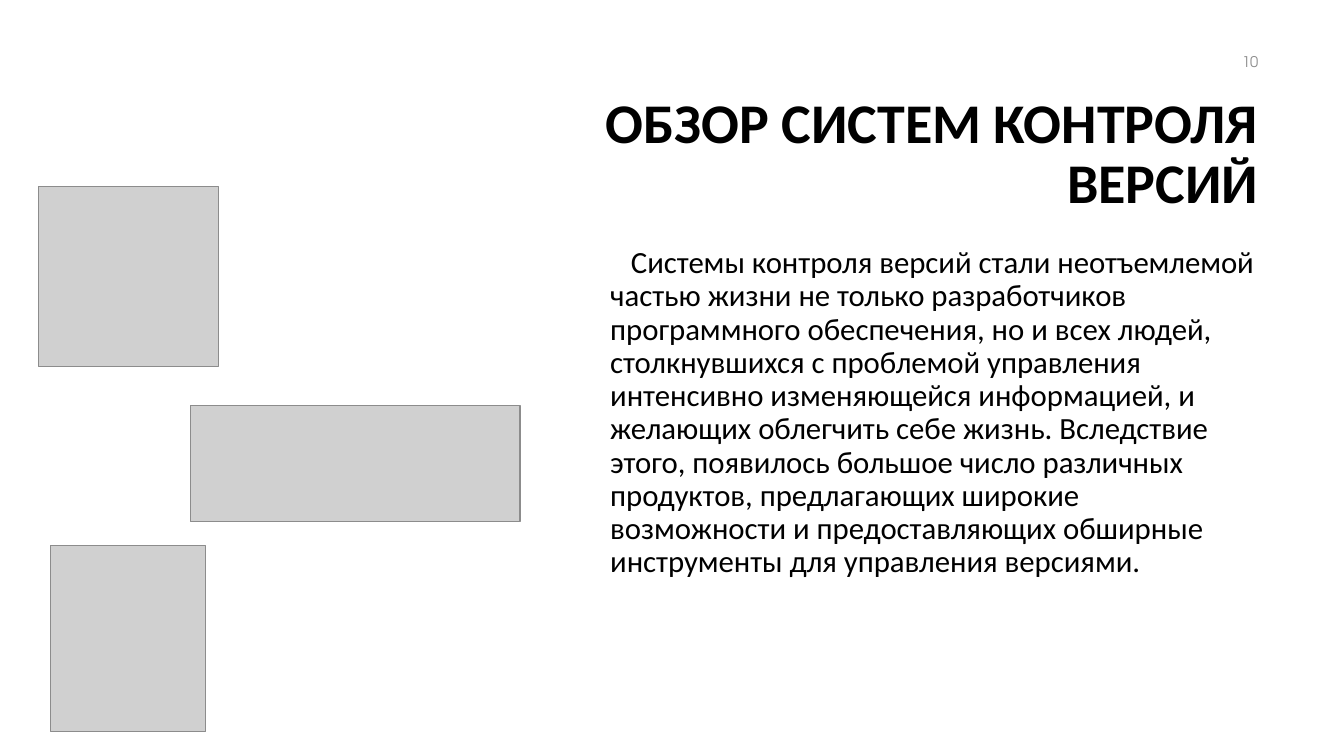
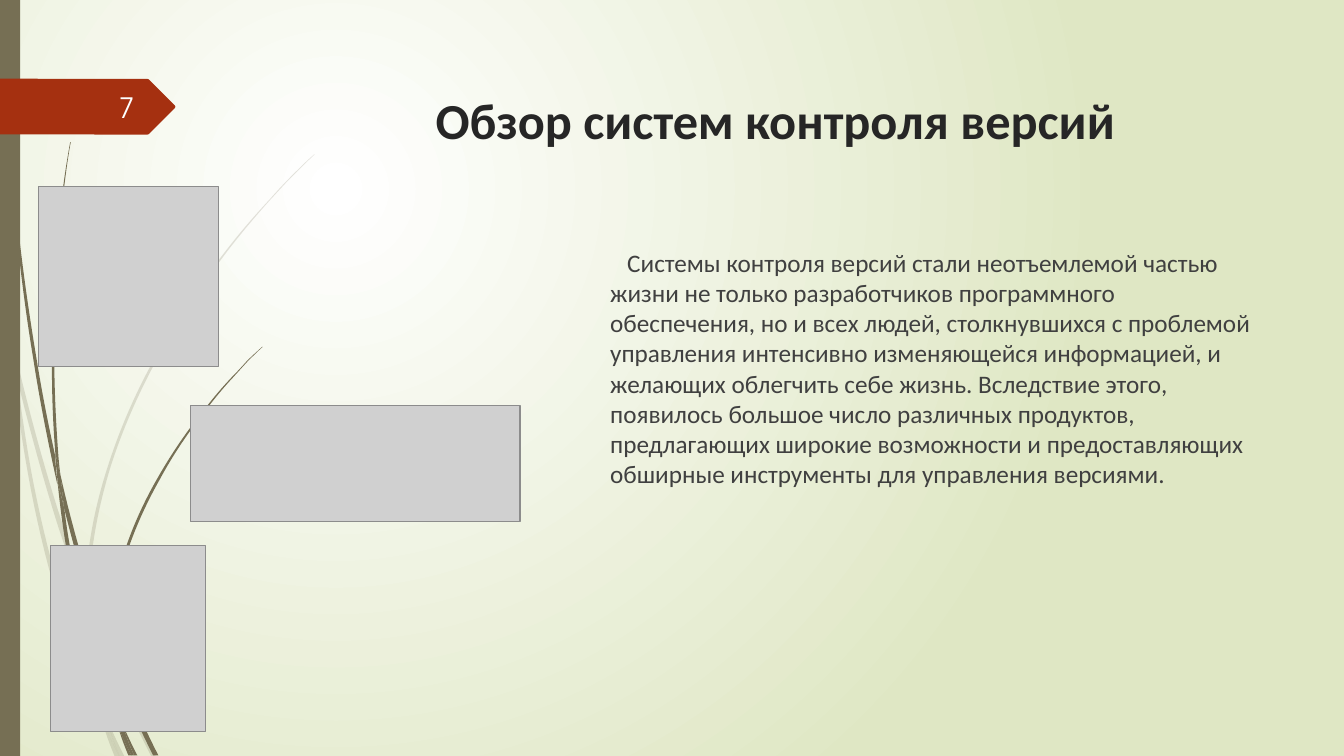
Before and after one commit to Sergeygaan/Lab1, a slide deck: slide 7 of Презентация.pptx (slide 10 before the commit). Drawn at 1344x756 pixels with LibreOffice and Linux fonts; fonts in the diff are those of the drawing; grey boxes stand for pictures; background and template pictures are left out. Boxes give left, top, right and bottom in pixels: in the first picture for what was removed or moved away, otherwise in the second. Text is boxed around its words. In the diff, an @@ line names an element or a change of style, - is before the commit and + after.

```diff
--- a/Презентация.pptx
+++ b/Презентация.pptx
@@ background #FFFFFF to gradient #FFFFFF to #DFE8C4 @@
@@ rectangle added at [0, 0, 20, 756], fill #766F54 @@
@@ page number removed at [1242, 56, 1258, 67] @@
-10
@@ freeform shape added at [0, 79, 175, 134], fill #A53010 @@
@@ title "Обзор систем контроля версий" at [436, 104, 1114, 147]: vertical alignment middle to top @@
@@ page number added at [119, 97, 135, 118], 20 pt, text #FEFFFF @@
+7
@@ title at [436, 104, 1114, 147]: text changed; size 40 to 36 pt; text colour #000000 to #262626 @@
-ОБЗОР СИСТЕМ КОНТРОЛЯ ВЕРСИЙ
+Обзор систем контроля версий
@@ text "Системы контроля версий стали неотъемлемой ..." at [610, 255, 1250, 487]: size 22 to 18 pt, text colour #000000 to #404040; line spacing 0.9 to 1 @@
@@ group added at [0, 154, 315, 756]: 8 freeform shapes @@
@@ group added at [3, 0, 262, 756]: 10 freeform shapes @@
```
Also in this commit, not shown: 8 other slides changed, 3 slides added, 4 slides removed, 3 other files.
